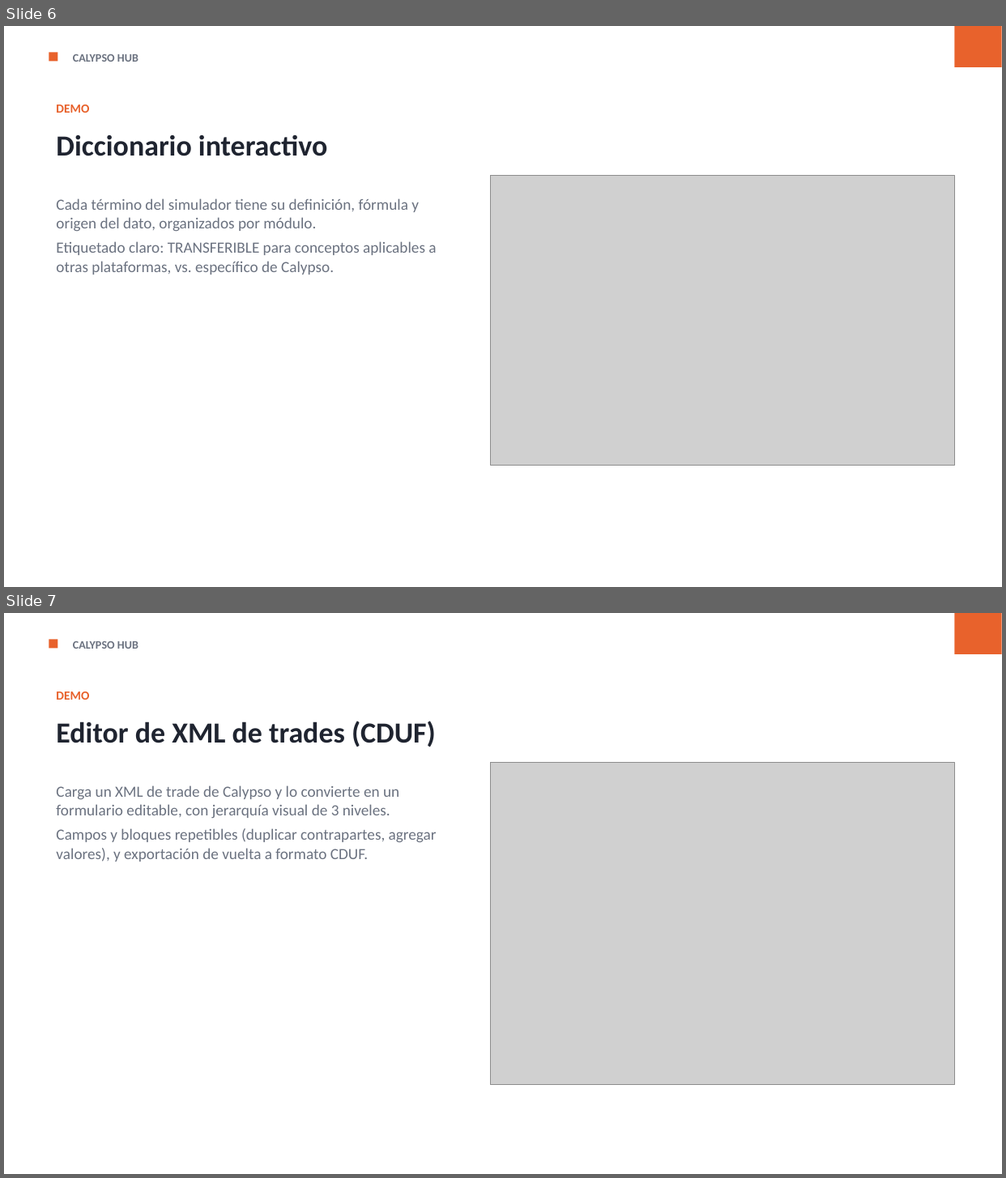
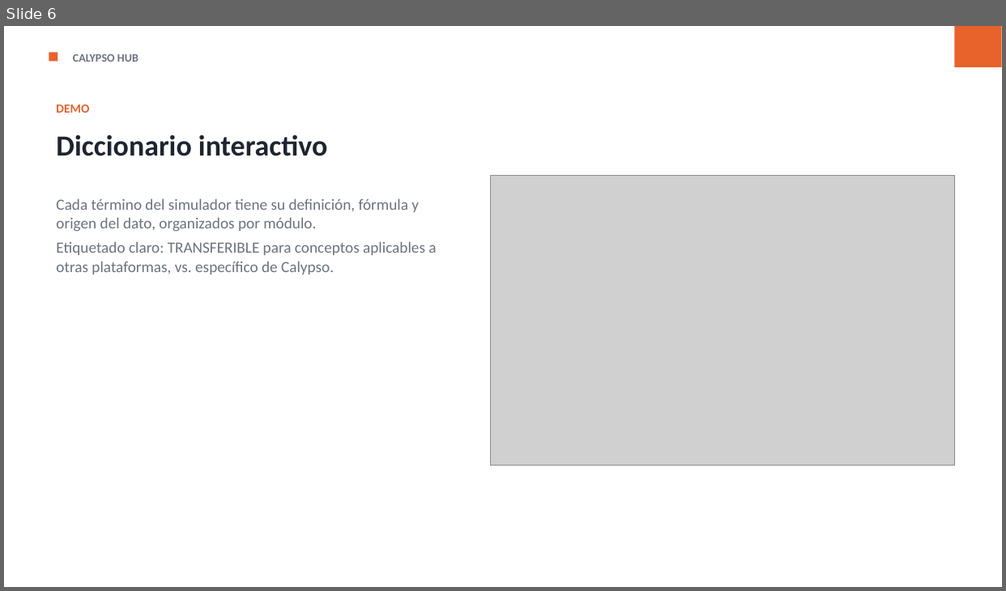
Before and after one commit to gabrielalonso-pr/calypso-knowledge-hub, a slide deck: presentation/calypso-knowledge-hub.pptx. Shown one above the other, each under a label of ours: slides 6 and 7 before the commit, slide 6 after it. The pictures are 1006x1178 and 1006x591 pixels, drawn with LibreOffice and Linux fonts; fonts in the diff are those of the drawing; grey boxes stand for pictures. Boxes give left, top, right and bottom in pixels: in the first picture for what was removed or moved away, otherwise in the second. Text is boxed around its words. In the diff, an @@ line names an element or a change of style, - is before the commit and + after.

```diff
--- a/presentation/calypso-knowledge-hub.pptx
+++ b/presentation/calypso-knowledge-hub.pptx
@@ slide 7 removed at [4,613,1002,1174], background #FFFFFF @@
@@ rectangle removed at [955,613,1002,654] @@
@@ rectangle removed at [49,639,58,648] @@
@@ text removed at [73,641,138,649] @@
-CALYPSO HUB
@@ text removed at [56,692,89,700] @@
-DEMO
@@ text removed at [56,721,436,747] @@
-Editor de XML de trades (CDUF)
@@ picture removed at [491,763,955,1085] @@
@@ text removed at [56,786,437,862] @@
-Carga un XML de trade de Calypso y lo convierte en un formulario editable, con jerarquía visual de 3 niveles.
-Campos y bloques repetibles (duplicar contrapartes, agregar valores), y exportación de vuelta a formato CDUF.
```
Also in this commit, not shown: 1 slide added, 5 other files.
